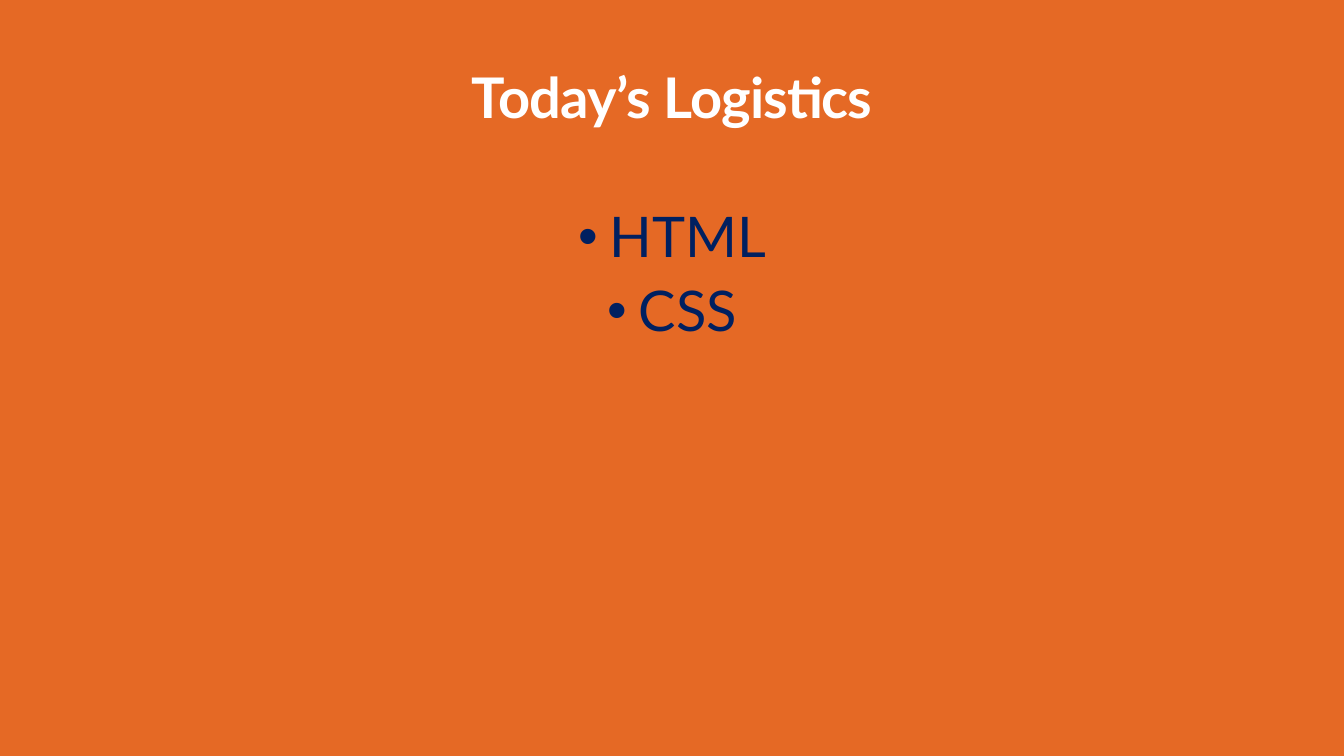
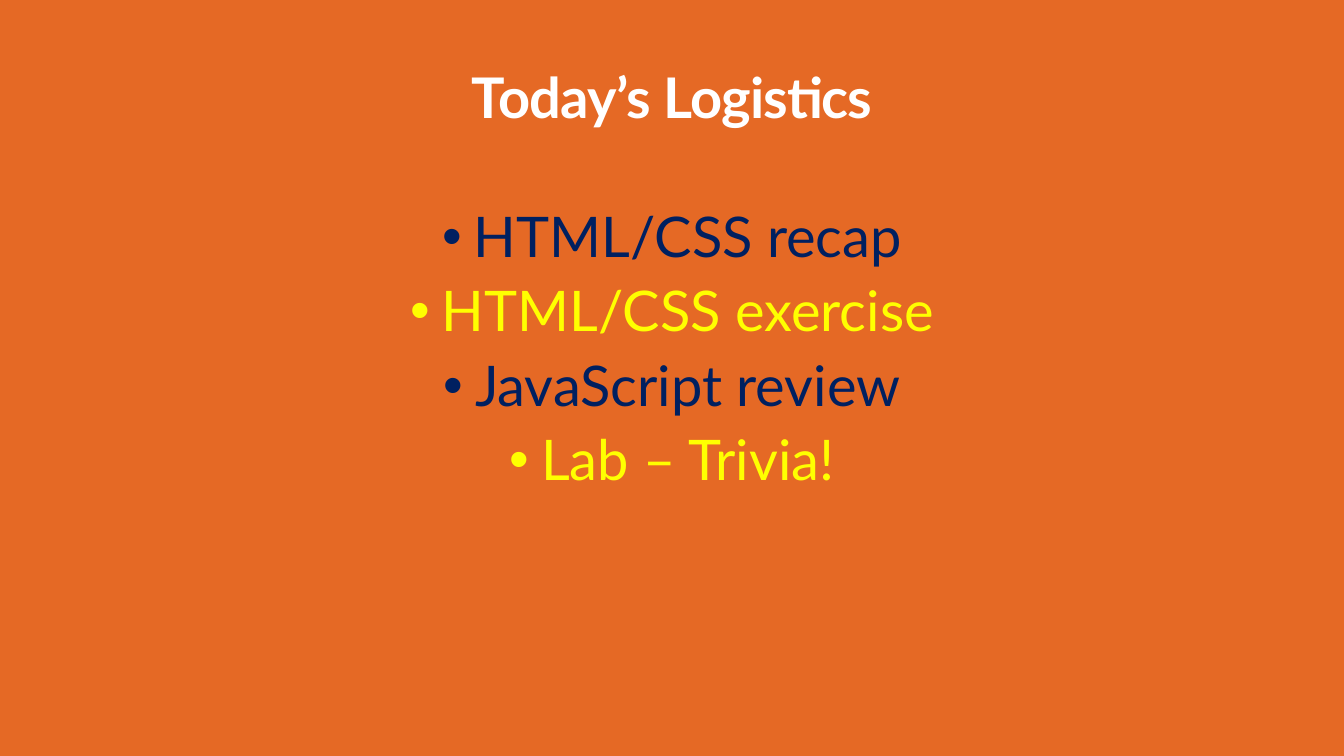
Before and after one commit to ACHolmes/CS50TF-2022F, a slide deck: slide 2 of lab8/CS50 Lab 8.pptx (slide 3 before the commit). Drawn at 1344x756 pixels with LibreOffice and Linux fonts; fonts in the diff are those of the drawing; background and template pictures are left out. Boxes give left, top, right and bottom in pixels: in the first picture for what was removed or moved away, otherwise in the second. Text is boxed around its words. In the diff, an @@ line names an element or a change of style, - is before the commit and + after.

```diff
--- a/lab8/CS50 Lab 8.pptx
+++ b/lab8/CS50 Lab 8.pptx
@@ text at (x1=442, y1=215, x2=933, y2=481): text changed @@
-• HTML
-• CSS
+• HTML/CSS recap
+• HTML/CSS exercise
+• JavaScript review
+• Lab – Trivia!
```
Also in this commit, not shown: 5 other slides changed, 12 slides added, 4 slides removed, 6 other files.
